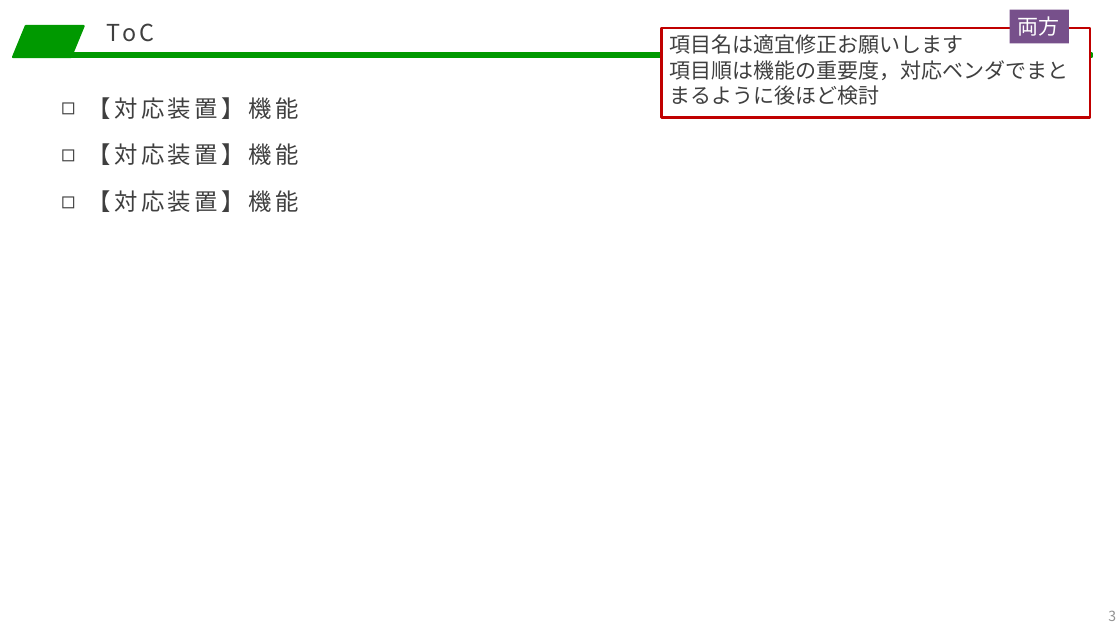
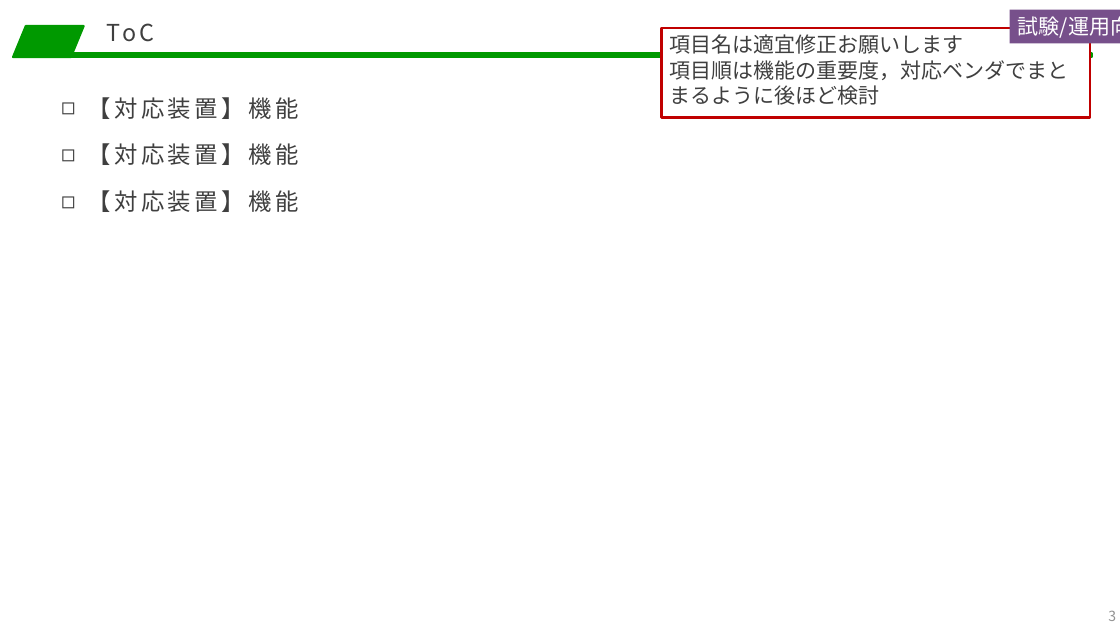
Before and after one commit to NaoyaMurata60/SlideProducer, a slide deck: slide 3 of テンプレート.pptx. Drawn at 1120x630 pixels with LibreOffice and Linux fonts; fonts in the diff are those of the drawing. Boxes give left, top, right and bottom in pixels: in the first picture for what was removed or moved away, otherwise in the second. Text is boxed around its words. In the diff, an @@ line names an element or a change of style, - is before the commit and + after.

```diff
--- a/テンプレート.pptx
+++ b/テンプレート.pptx
@@ rectangle "試験/運用向け": place and size @@
-rectangle "試験/運用向け" at <box>1010,9,1070,43</box>
+rectangle "試験/運用向け" at <box>1010,9,1120,43</box>
@@ text in rectangle at <box>1018,16,1120,38</box>: text changed @@
-両方
+試験/運用向け
```
Also in this commit, not shown: 4 other slides changed, 2 other files.
